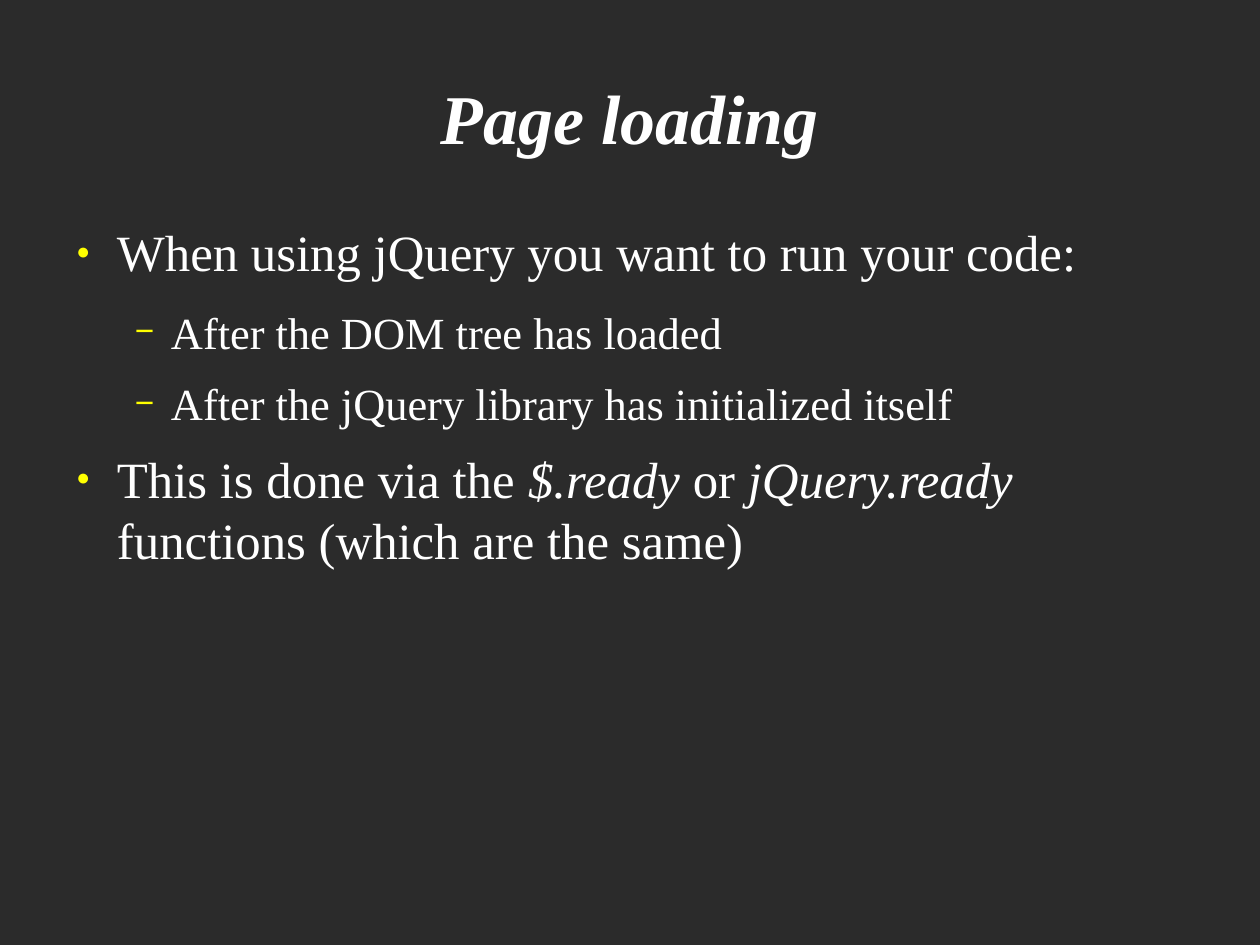
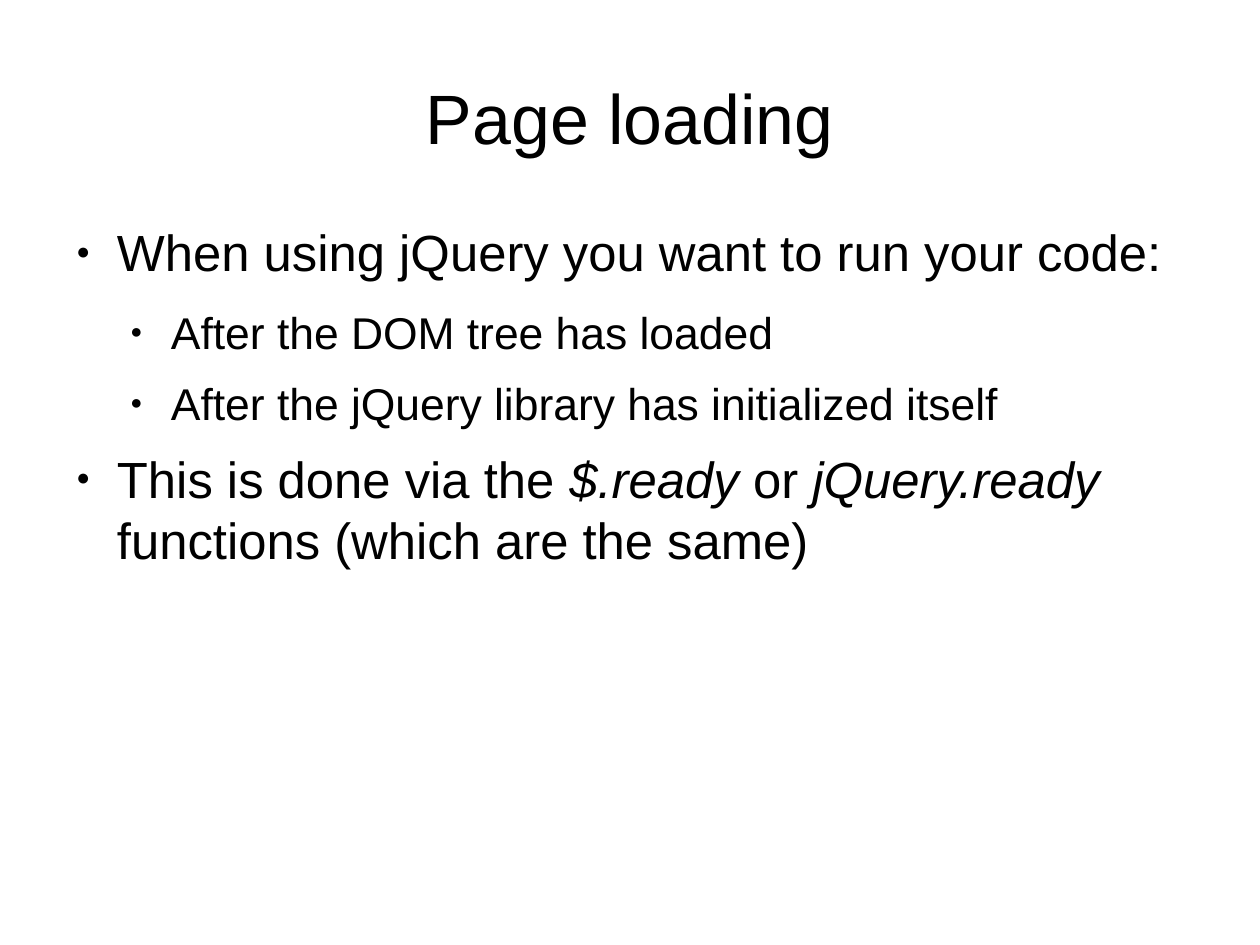
Before and after one commit to veltzer/demos, a slide deck: slide 23 of javascript/jquery/jquery.odp. Drawn at 1260x945 pixels with LibreOffice and Linux fonts; fonts in the diff are those of the drawing; background and template pictures are left out; a plain dark background stands for a picture behind light text. Boxes give left, top, right and bottom in pixels: in the first picture for what was removed or moved away, otherwise in the second. Text is boxed around its words. In the diff, an @@ line names an element or a change of style, - is before the commit and + after.

```diff
--- a/javascript/jquery/jquery.odp
+++ b/javascript/jquery/jquery.odp
@@ background picture (left out) to #FFFFFF @@
@@ title "Page loading" at (x1=426, y1=93, x2=833, y2=157): font Times New Roman to Arial, text colour #FFFFFF to #000000, bold off, italic off @@
@@ text "When using jQuery you want ..." at (x1=117, y1=234, x2=1161, y2=569): font Times New Roman to Arial, text colour #FFFFFF to #000000; bullet colour #FFFF00 to #000000; bullet − to ● @@
```
Also in this commit, not shown: 32 other slides changed.
